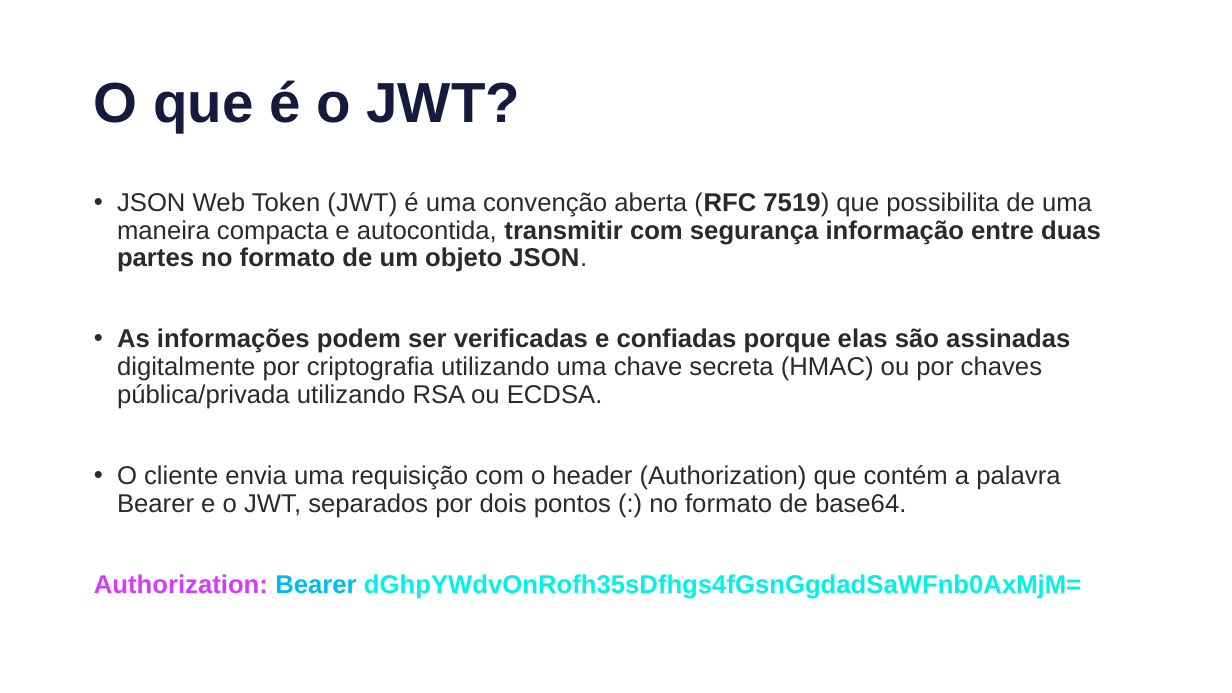
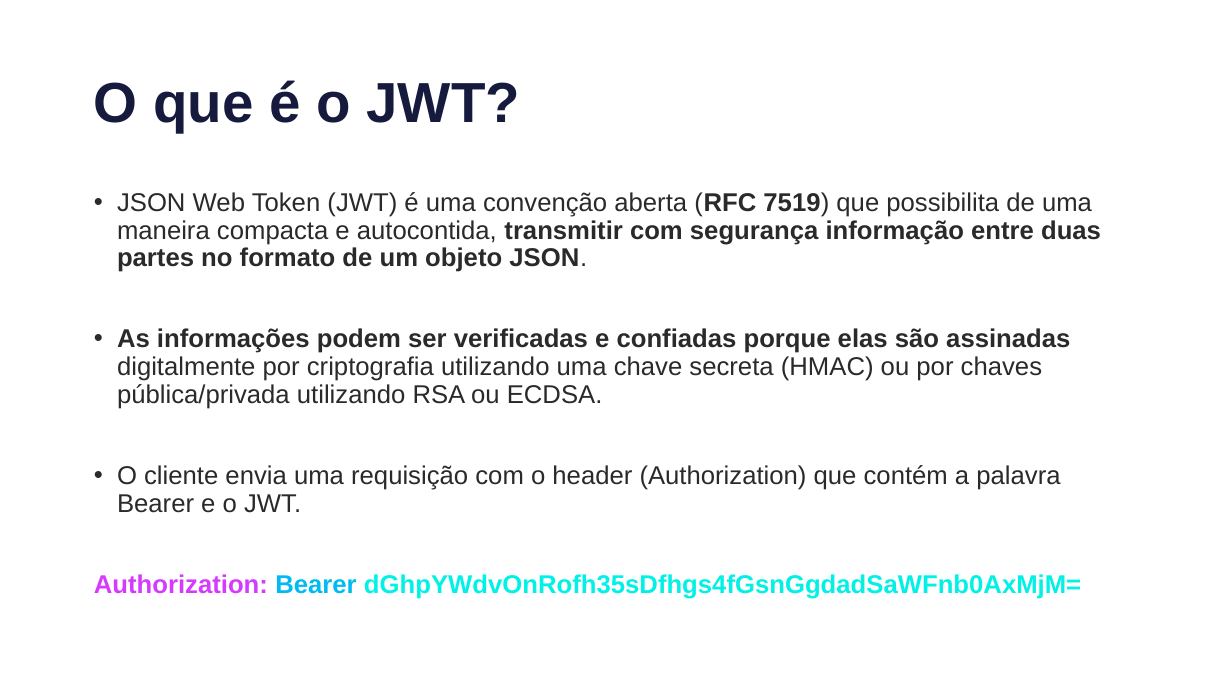
Before and after one commit to viniciussanchez/intensive-delphi, a slide deck: slide 6 of 2020/Criando meu primeiro Token JWT com Horse/Criando meu primeiro Token JWT com Horse.pptx. Drawn at 1232x693 pixels with LibreOffice and Linux fonts; fonts in the diff are those of the drawing. Boxes give left, top, right and bottom in pixels: in the first picture for what was removed or moved away, otherwise in the second. Text is boxed around its words. In the diff, an @@ line names an element or a change of style, - is before the commit and + after.

Commit message:
Apresentação JWT

```diff
--- a/2020/Criando meu primeiro Token JWT com Horse/Criando meu primeiro Token JWT com Horse.pptx
+++ b/2020/Criando meu primeiro Token JWT com Horse/Criando meu primeiro Token JWT com Horse.pptx
@@ text at (x1=117, y1=465, x2=1060, y2=513): text changed @@
-• O cliente envia uma requisição com o header (Authorization) que contém a palavra Bearer e o JWT, separados por dois pontos (:) no formato de base64.
+• O cliente envia uma requisição com o header (Authorization) que contém a palavra Bearer e o JWT.
```
Also in this commit, not shown: 1 other slide changed, 8 other files.
